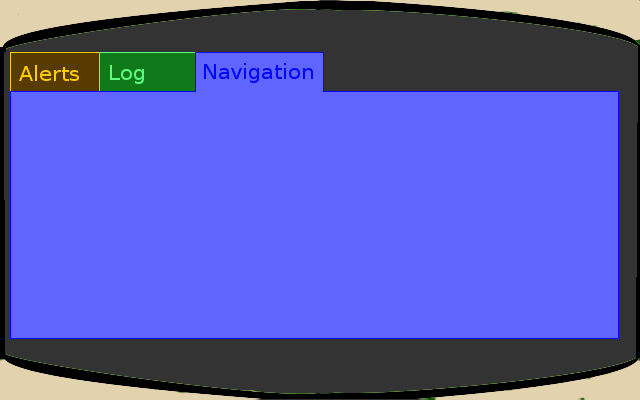
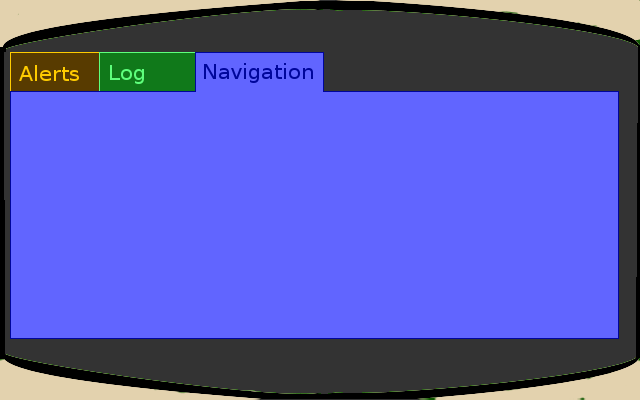
The second w=640, h=400 image is a revision of the first. Changes to its layers:
painted on "Navigation" over [204, 63, 313, 83]
painted on "Background" over [10, 52, 619, 339]
